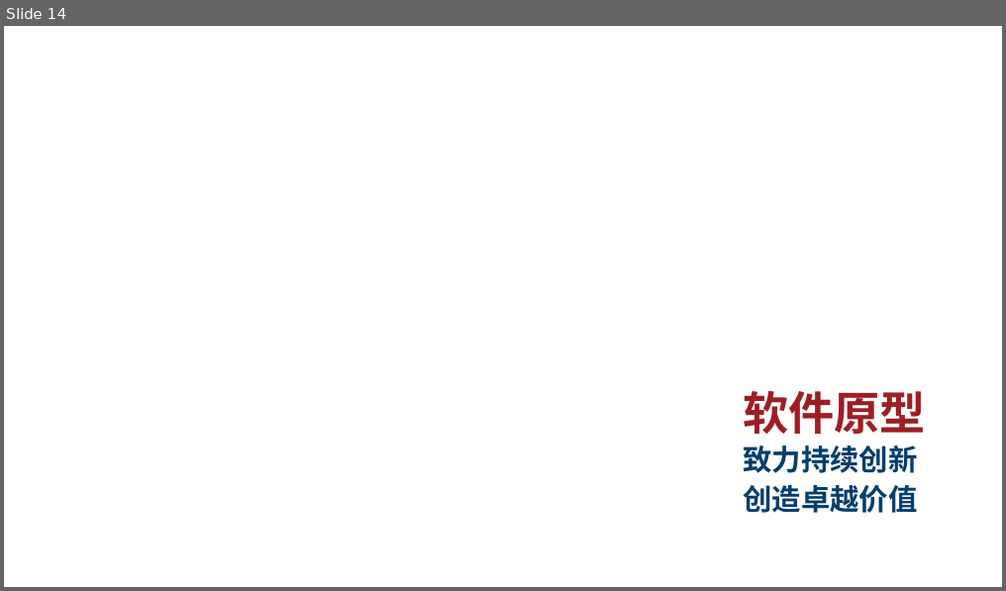
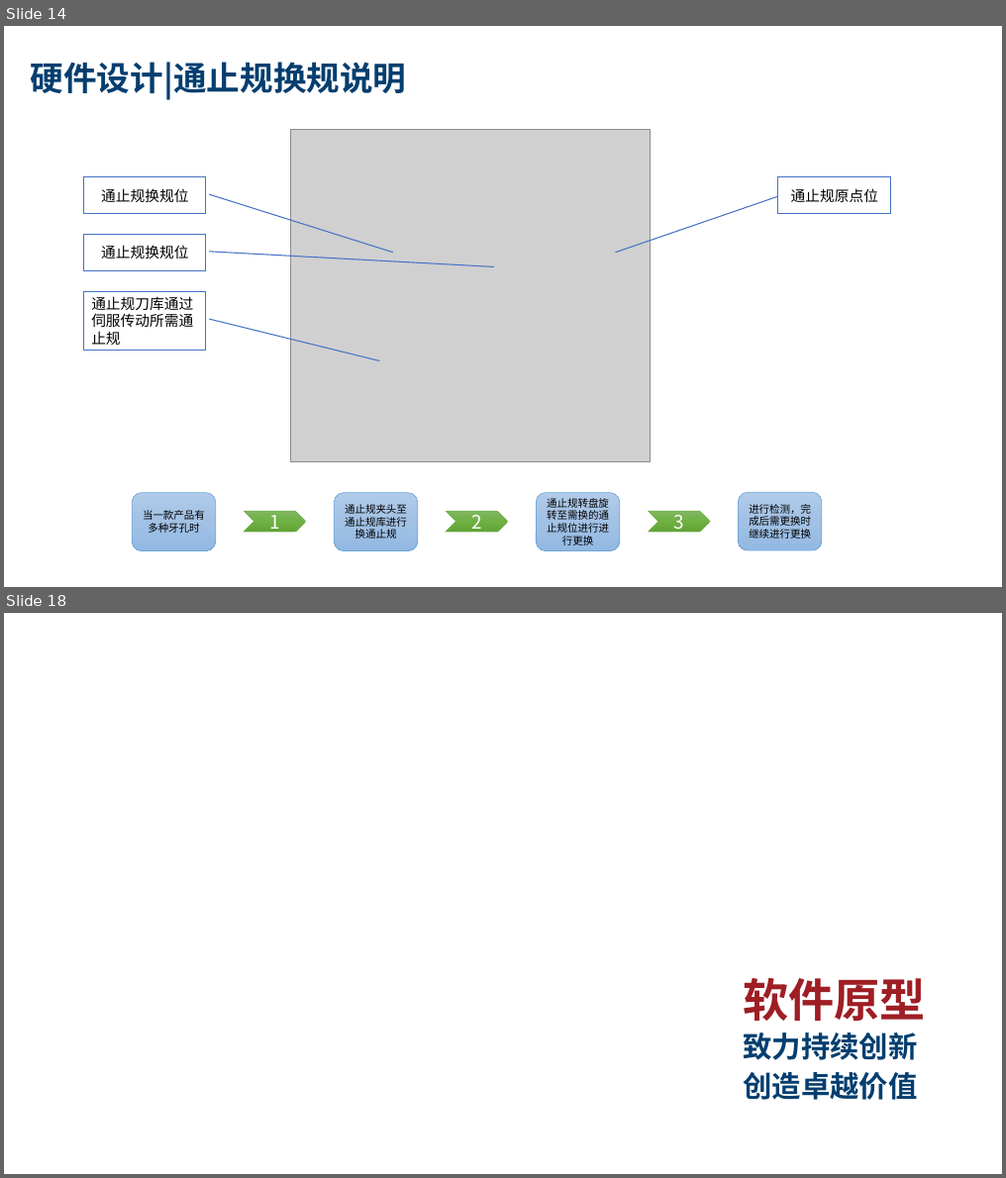
Before and after one commit to wanglvhh/Solution_2021, a slide deck: 2022/01/BOYD 大幅面散热板外观测量检测项目/BOYD-散热板外观检测解决方案 新版V1.0.0.1.pptx. Shown one above the other, each under a label of ours: slide 14 before the commit, slides 14 and 18 after it; the slides between them are not shown. The pictures are 1006x591 and 1006x1178 pixels, drawn with LibreOffice and Linux fonts; fonts in the diff are those of the drawing; grey boxes stand for pictures; background and template pictures are left out. Boxes give left, top, right and bottom in pixels: in the first picture for what was removed or moved away, otherwise in the second. Text is boxed around its words. In the diff, an @@ line names an element or a change of style, - is before the commit and + after.

Commit message:
Update BOYD 大幅面散热板外观测量检测项目

```diff
--- a/2022/01/BOYD 大幅面散热板外观测量检测项目/BOYD-散热板外观检测解决方案 新版V1.0.0.1.pptx
+++ b/2022/01/BOYD 大幅面散热板外观测量检测项目/BOYD-散热板外观检测解决方案 新版V1.0.0.1.pptx
@@ slide 14 added at bbox=[4, 26, 1002, 587], background #FFFFFF @@
@@ title added at bbox=[31, 62, 407, 100], 32 pt, text #043E6F, bold @@
+硬件设计|通止规换规说明
@@ picture added at bbox=[291, 129, 649, 462] @@
@@ border callout added at bbox=[84, 177, 206, 213], fill #FFFFFF, outline #4472C4 1 pt, 14 pt, text #000000 @@
+通止规换规位
@@ border callout added at bbox=[778, 177, 891, 213], fill #FFFFFF, outline #4472C4 1 pt, 14 pt, text #000000 @@
+通止规原点位
@@ border callout added at bbox=[84, 235, 206, 271], fill #FFFFFF, outline #4472C4 1 pt, 14 pt, text #000000 @@
+通止规换规位
@@ border callout added at bbox=[84, 291, 206, 350], fill #FFFFFF, outline #4472C4 1 pt, 14 pt, text #000000 @@
+通止规刀库通过伺服传动所需通止规
@@ rounded rectangle added at bbox=[132, 493, 216, 552], fill gradient #B1CBE9 to #A3C1E5 to #93B9E4, outline #5B9BD5 0.5 pt, 10 pt, text #000000 @@
+当一款产品有多种牙孔时
@@ rounded rectangle added at bbox=[334, 493, 418, 552], fill gradient #B1CBE9 to #A3C1E5 to #93B9E4, outline #5B9BD5 0.5 pt, 10 pt, text #000000 @@
+通止规夹头至通止规库进行换通止规
@@ rounded rectangle added at bbox=[537, 493, 620, 552], fill gradient #B1CBE9 to #A3C1E5 to #93B9E4, outline #5B9BD5 0.5 pt, 10 pt, text #000000 @@
+通止规转盘旋转至需换的通止规位进行进行更换
@@ rounded rectangle added at bbox=[739, 492, 823, 551], fill gradient #B1CBE9 to #A3C1E5 to #93B9E4, outline #5B9BD5 0.5 pt, 10 pt, text #000000 @@
+进行检测，完成后需更换时继续进行更换
@@ chevron added at bbox=[244, 511, 306, 532], fill gradient #81B861 to #6FB242 to #62A336, outline #70AD47 0.5 pt, 18 pt, text #FFFFFF @@
+1
@@ chevron added at bbox=[446, 511, 508, 532], fill gradient #81B861 to #6FB242 to #62A336, outline #70AD47 0.5 pt, 18 pt, text #FFFFFF @@
+2
@@ chevron added at bbox=[648, 511, 711, 532], fill gradient #81B861 to #6FB242 to #62A336, outline #70AD47 0.5 pt, 18 pt, text #FFFFFF @@
+3
@@ what was slide 14 is now slide 18 @@
```
Also in this commit, not shown: 6 slides changed, 3 other slides added, 1 other file.
